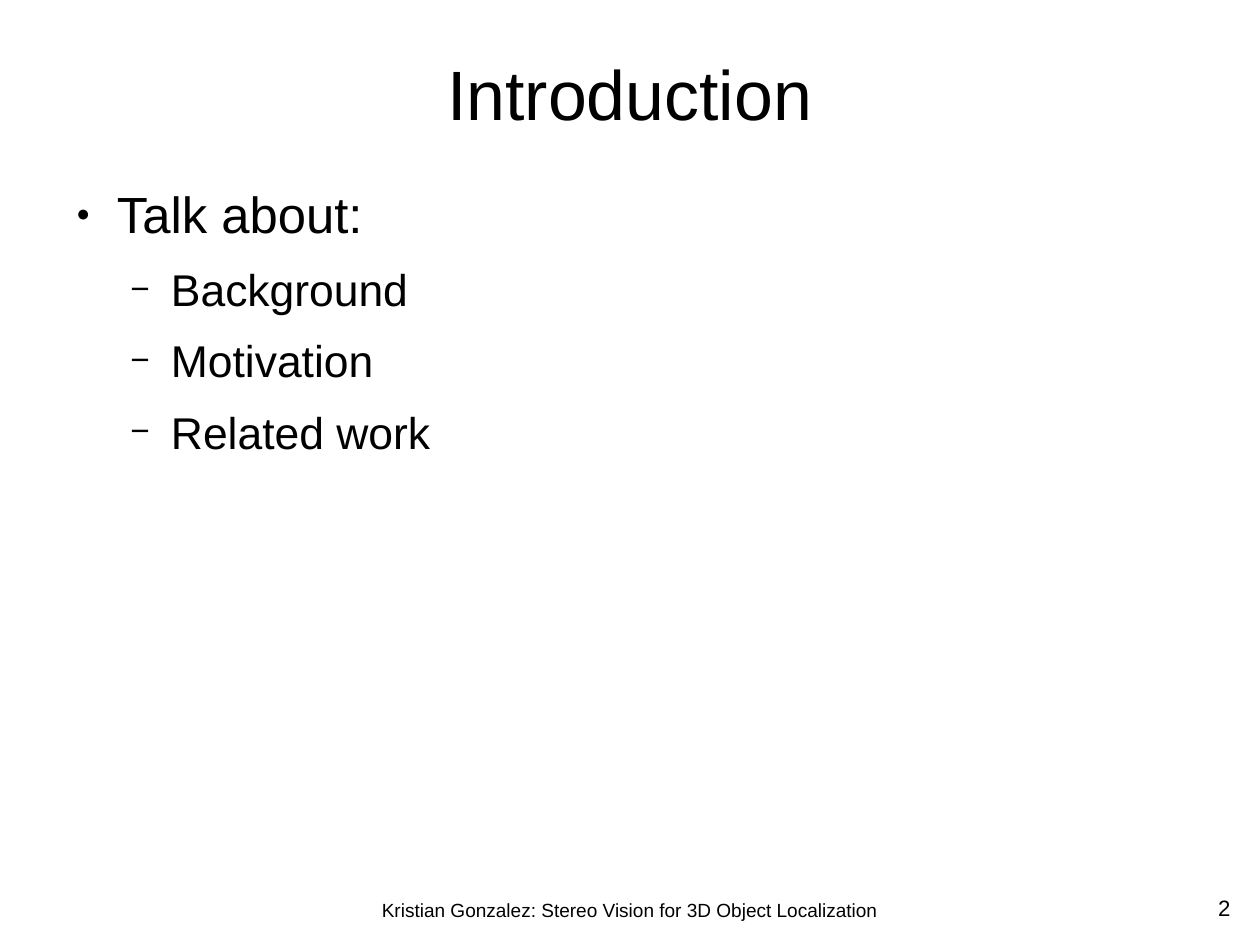
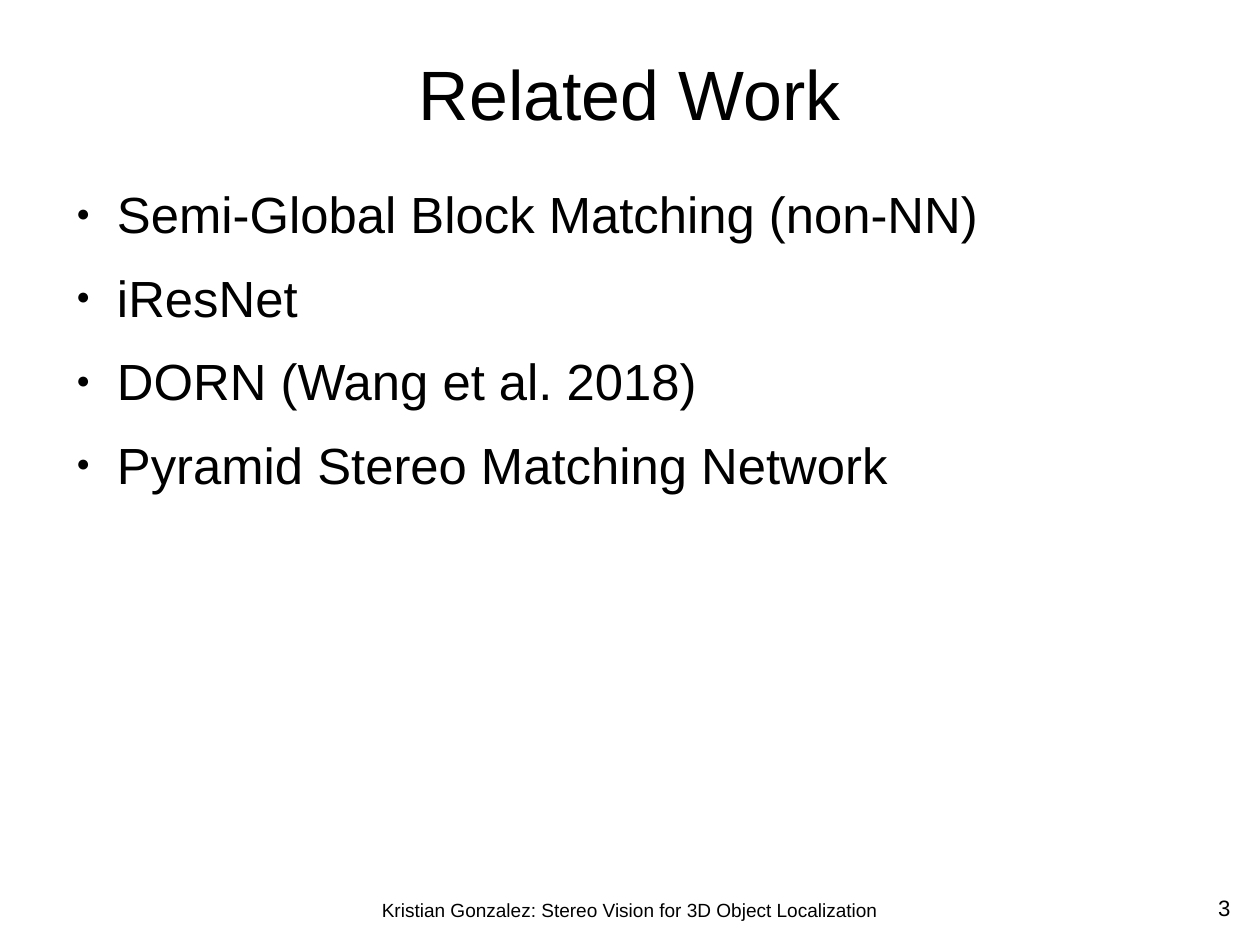
Before and after one commit to kjgonzalez/codefiles, a slide deck: slide 3 of k_thesis/02_presentation/thesis_presentation.odp (slide 2 before the commit). Drawn at 1260x945 pixels with LibreOffice and Linux fonts; fonts in the diff are those of the drawing; background and template pictures are left out. Boxes give left, top, right and bottom in pixels: in the first picture for what was removed or moved away, otherwise in the second. Text is boxed around its words. In the diff, an @@ line names an element or a change of style, - is before the commit and + after.

```diff
--- a/k_thesis/02_presentation/thesis_presentation.odp
+++ b/k_thesis/02_presentation/thesis_presentation.odp
@@ title at bbox=[419, 69, 841, 121]: text changed @@
-Introduction
+Related Work
@@ text at bbox=[117, 196, 978, 494]: text changed; size 28 to 32 pt @@
-● Talk about:
-  − Background
-  − Motivation
-  − Related work
+● Semi-Global Block Matching (non-NN)
+● iResNet
+● DORN (Wang et al. 2018)
+● Pyramid Stereo Matching Network
@@ page number at bbox=[1218, 900, 1230, 917]: text changed @@
-2
+3
```
Also in this commit, not shown: 2 other slides changed, 2 slides added, 3 other files.
